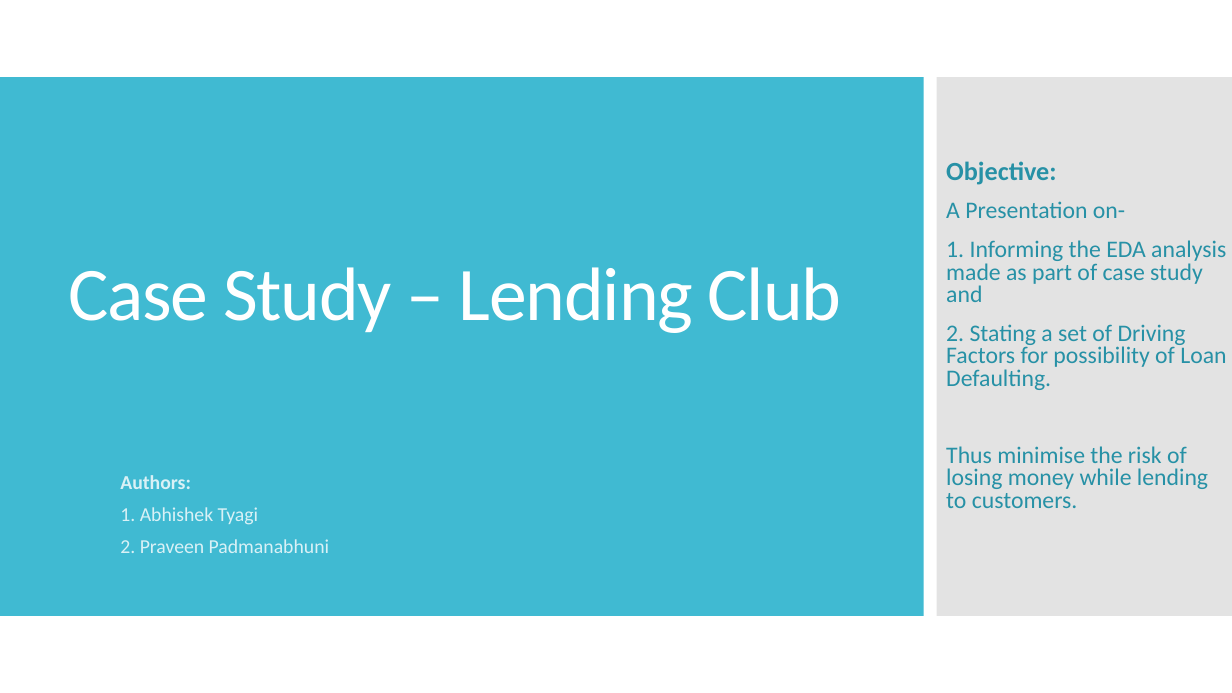
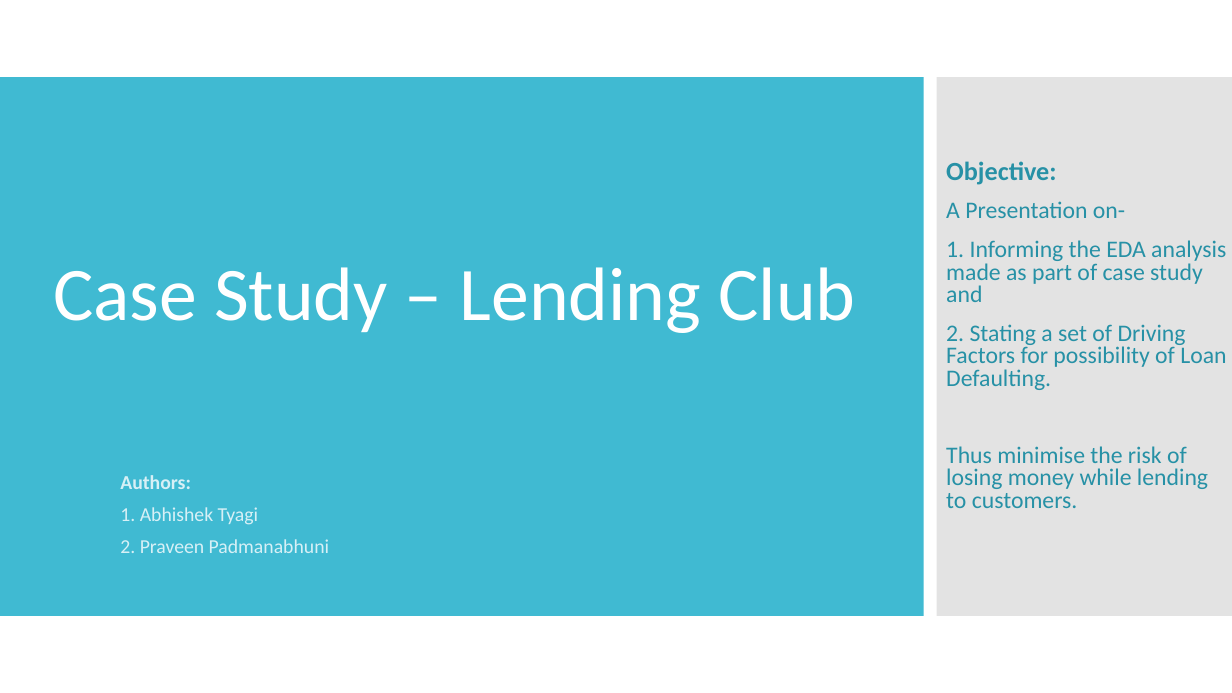
Before and after one commit to Tyagi0502/Lending-Club-Case-Study, a slide deck: slide 1 of Case Study.pptx. Drawn at 1232x693 pixels with LibreOffice and Linux fonts; fonts in the diff are those of the drawing. Boxes give left, top, right and bottom in pixels: in the first picture for what was removed or moved away, otherwise in the second. Text is boxed around its words. In the diff, an @@ line names an element or a change of style, - is before the commit and + after.

```diff
--- a/Case Study.pptx
+++ b/Case Study.pptx
@@ title "Case Study – Lending Club" at [53, 267, 855, 333]: letter spacing -1 to 0 pt @@
```
Also in this commit, not shown: 6 other slides changed, 1 slide added, 1 slide removed, 1 other file.
